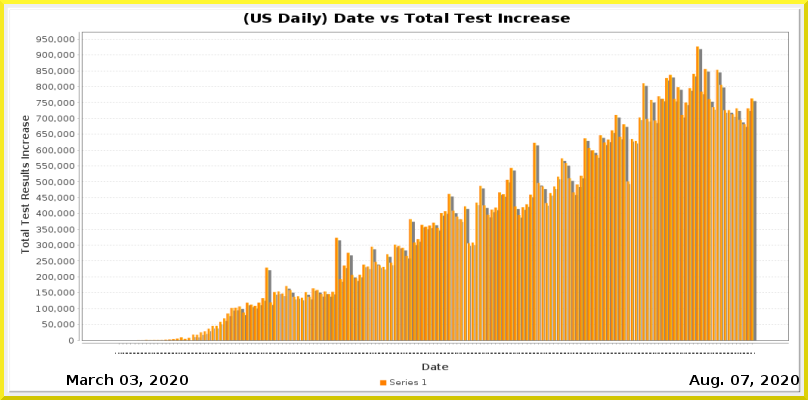
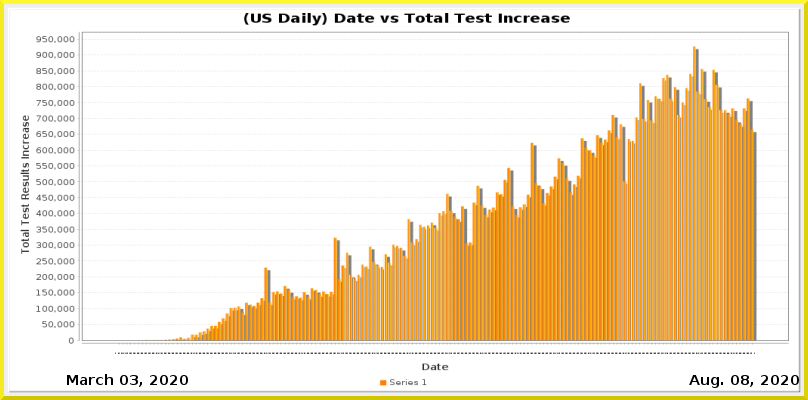
Layer changes from the first 808px x 400px image to the second:
painted on "Current Date" over [741, 375, 749, 385]
painted on "Date_vs_TestIncrease.png" over [118, 46, 757, 354]
